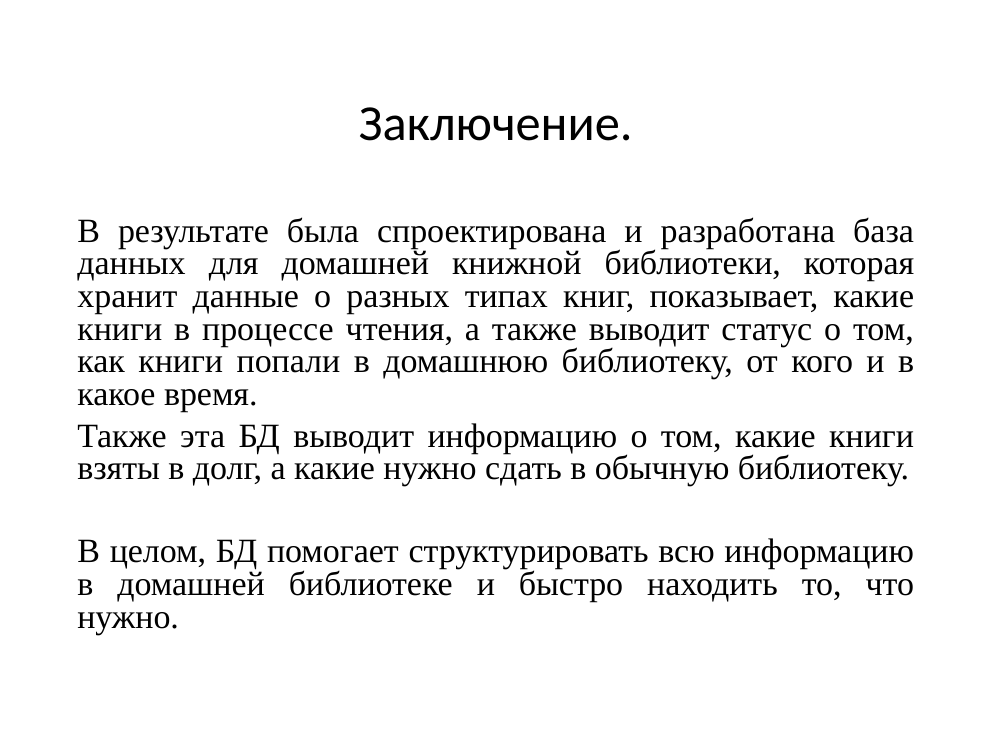
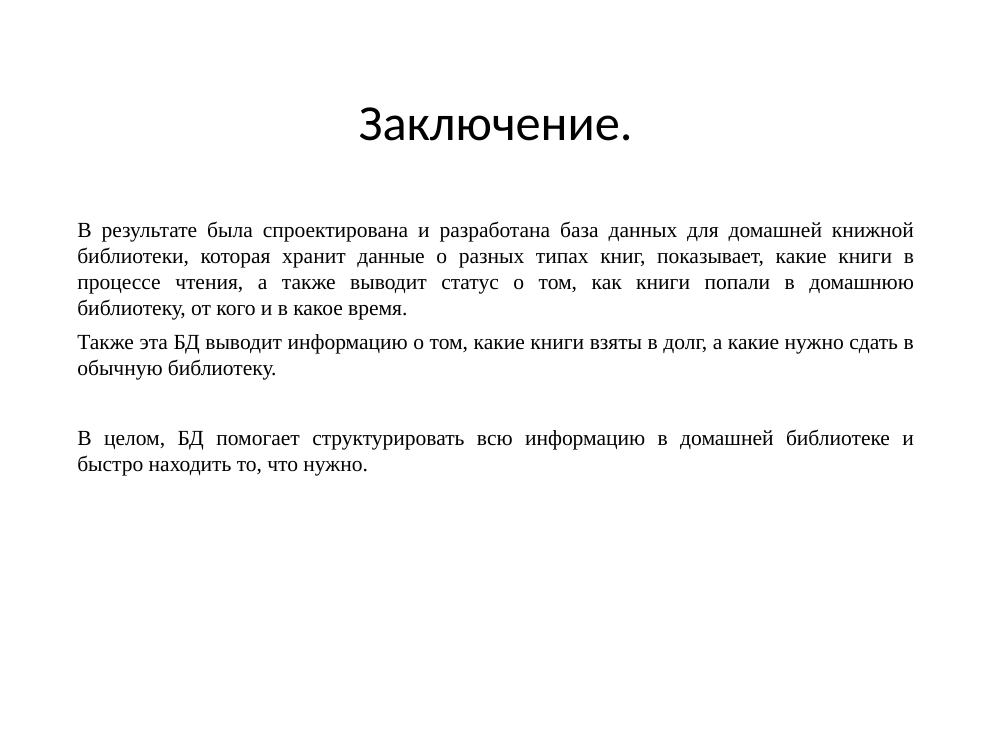
Before and after one commit to VividPhoenixGame/Kursovaya_Pungin, a slide deck: slide 28 of БД для домашней библиотеки.pptx (slide 27 before the commit). Drawn at 1008x756 pixels with LibreOffice and Linux fonts; fonts in the diff are those of the drawing. Boxes give left, top, right and bottom in pixels: in the first picture for what was removed or moved away, otherwise in the second. Text is boxed around its words. In the diff, an @@ line names an element or a change of style, - is before the commit and + after.

```diff
--- a/БД для домашней библиотеки.pptx
+++ b/БД для домашней библиотеки.pptx
@@ text "В результате была спроектирована и ..." at <box>77,221,914,476</box>: size 24.3 to 15.4 pt; line spacing 0.8 to 1 @@
```
Also in this commit, not shown: 7 other slides changed, 1 slide added.
